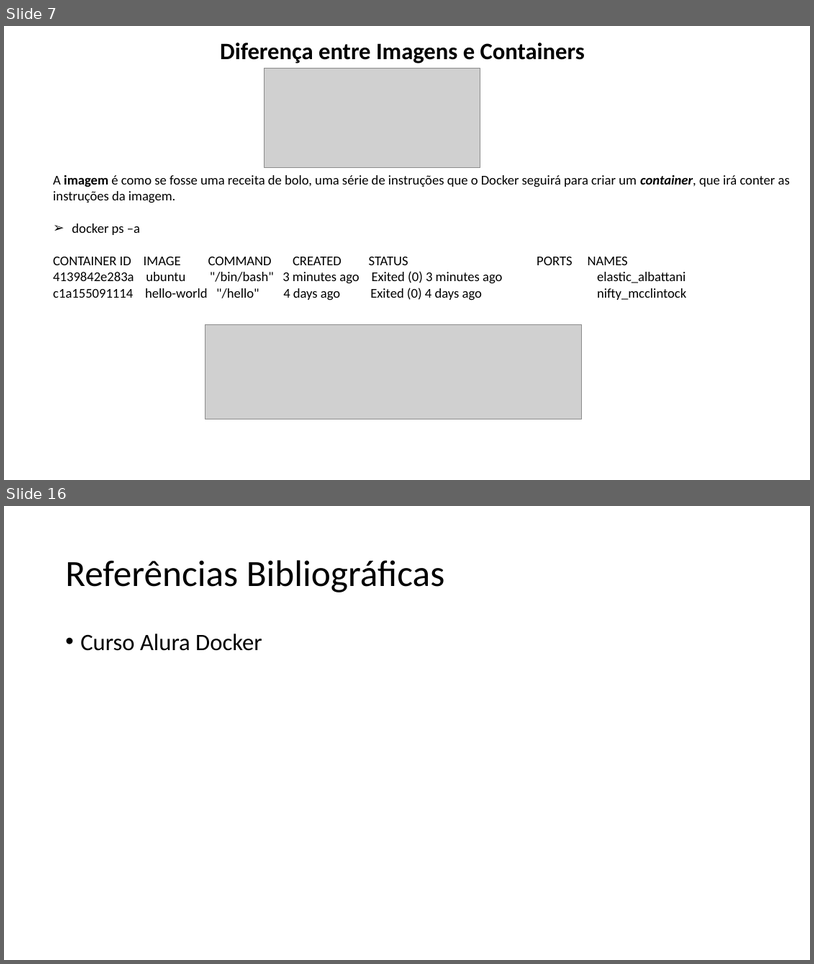
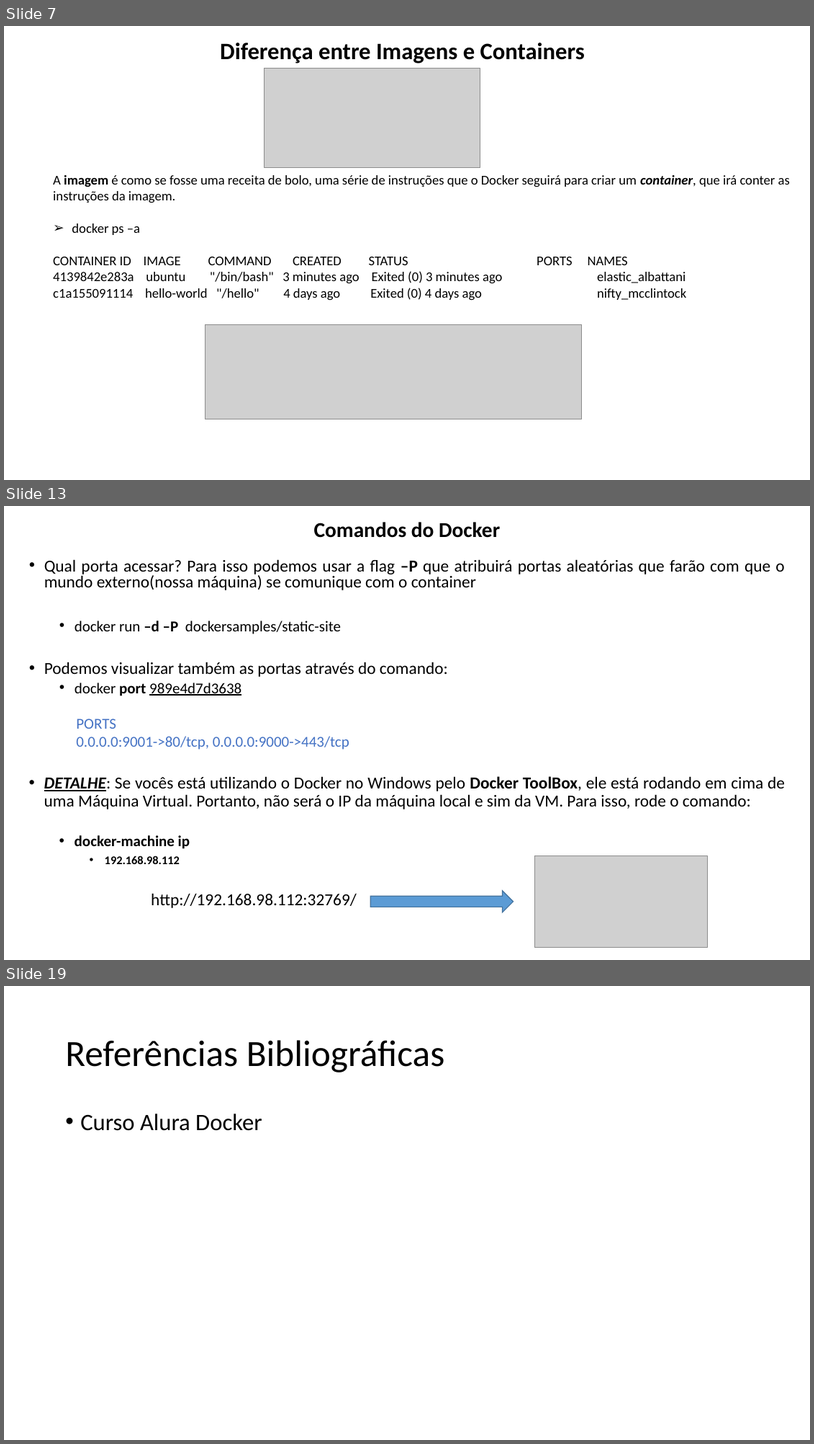
Before and after one commit to lacsousa/learning-docker, a slide deck: docs/docker-resumo.pptx. Shown one above the other, each under a label of ours: slides 7 and 16 before the commit, slides 7, 13 and 19 after it; the slides between them are not shown. The pictures are 814x964 and 814x1444 pixels, drawn with LibreOffice and Linux fonts; fonts in the diff are those of the drawing; grey boxes stand for pictures. Boxes give left, top, right and bottom in pixels: in the first picture for what was removed or moved away, otherwise in the second. Text is boxed around its words. In the diff, an @@ line names an element or a change of style, - is before the commit and + after.

Commit message:
Novos comandos docker

```diff
--- a/docs/docker-resumo.pptx
+++ b/docs/docker-resumo.pptx
@@ slide 13 added at [4,506,810,960], background #FFFFFF @@
@@ title added at [314,522,500,538], 25.2 pt, text #000000, bold @@
+Comandos do Docker
@@ text added at [44,559,784,696], 20 pt, text #000000 @@
+• Qual porta acessar? Para isso podemos usar a flag –P que atribuirá portas aleatórias que farão com que o mundo externo(nossa máquina) se comunique com o container
+  • docker run –d –P dockersamples/static-site
+• Podemos visualizar também as portas através do comando:
+  • docker port 989e4d7d3638
@@ text added at [76,718,350,749], 18 pt, text #4472C4 @@
+PORTS
+0.0.0.0:9001->80/tcp, 0.0.0.0:9000->443/tcp
@@ text added at [44,776,785,864], 20 pt, text #000000 @@
+• DETALHE: Se vocês está utilizando o Docker no Windows pelo Docker ToolBox, ele está rodando em cima de uma Máquina Virtual. Portanto, não será o IP da máquina local e sim da VM. Para isso, rode o comando:
+  • docker-machine ip
+    • 192.168.98.112
@@ picture added at [535,856,707,947] @@
@@ text added at [151,893,357,908], 20 pt, text #000000 @@
+http://192.168.98.112:32769/
@@ right arrow added at [370,890,513,912], fill #5B9BD5, outline #43739E 1 pt @@
@@ what was slide 16 is now slide 19 @@
```
Also in this commit, not shown: 1 slide changed, 6 other slides added, 4 slides removed, 2 other files.
